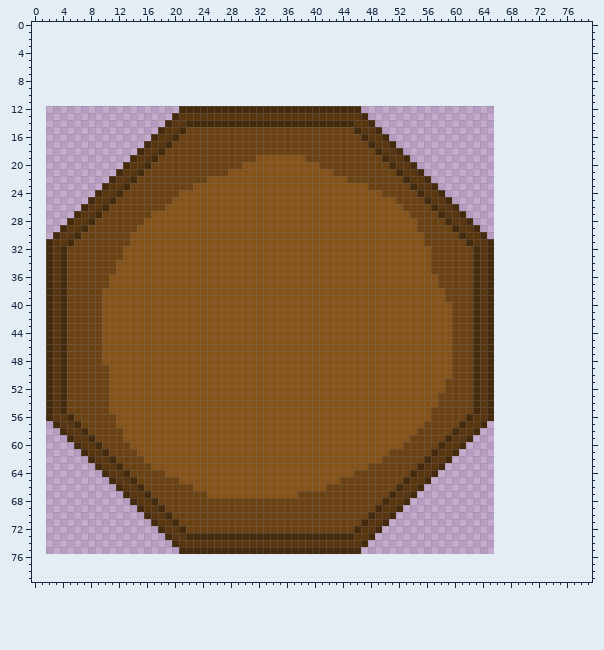
Pixel-art file -- Assets/Sprites/Runa_Wheel.ase. This is how it looked before the edit.
64x64 pixels, 1 frame. The old version is drawn lined up with the new one, on the new canvas.
After:
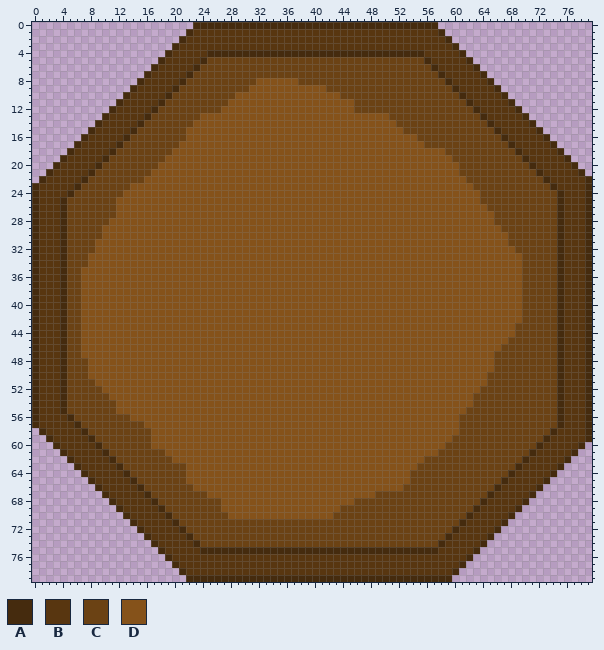
Palette (. is transparent): A #452b0e  B #583610  C #6b4214  D #85521a
Diff:
canvas 64x64 -> 80x80, the old top-left corner now at 2,12
Changed rows in their new state; - is an unchanged pixel.
first column x 0:
 0 -----------------------AAAAAAAAAAAAAAAAAAAAAAAAAAAAAAAAAAA----------------------
 1 ----------------------ABBBBBBBBBBBBBBBBBBBBBBBBBBBBBBBBBBBA---------------------
 2 ---------------------ABBBBBBBBBBBBBBBBBBBBBBBBBBBBBBBBBBBBBA--------------------
 3 --------------------ABBBBBBBBBBBBBBBBBBBBBBBBBBBBBBBBBBBBBBBA-------------------
 4 -------------------ABBBBBAAAAAAAAAAAAAAAAAAAAAAAAAAAAAAABBBBBA------------------
 5 ------------------ABBBBBACCCCCCCCCCCCCCCCCCCCCCCCCCCCCCCABBBBBA-----------------
 6 -----------------ABBBBBACCCCCCCCCCCCCCCCCCCCCCCCCCCCCCCCCABBBBBA----------------
 7 ----------------ABBBBBACCCCCCCCCCCCCCCCCCCCCCCCCCCCCCCCCCCABBBBBA---------------
 8 ---------------ABBBBBACCCCCCCCCCDDDDDDCCCCCCCCCCCCCCCCCCCCCABBBBBA--------------
 9 --------------ABBBBBACCCCCCCCCCDDDDDDDDDDDCCCCCCCCCCCCCCCCCCABBBBBA-------------
10 -------------ABBBBBACCCCCCCCCDDDDDDDDDDDDDDDCCCCCCCCCCCCCCCCCABBBBBA------------
11 ------------ABBBBBACCCCCCCCCDDDDDDDDDDDDDDDDDDCCCCCCCCCCCCCCCCABBBBBA-----------
12 -----------ABBBBBACCCCCCCCCDDDDDDDDDDDDDDDDDDDCCCCCCCCCCCCCCCCCABBBBBA----------
13 ----------ABBBBBACCCCCCCDDDDDDDDDDDDDDDDDDDDDDDDDDDCCCCCCCCCCCCCABBBBBA---------
14 ---------ABBBBBACCCCCCCDDDDDDDDDDDDDDDDDDDDDDDDDDDDDCCCCCCCCCCCCCABBBBBA--------
15 --------ABBBBBACCCCCCCDDDDDDDDDDDDDDDDDDDDDDDDDDDDDDDCCCCCCCCCCCCCABBBBBA-------
16 -------ABBBBBACCCCCCC-DDDDDDDDDDDDDDDDDDDDDDDDDDDDDDDDDCCCCCCCCCCCCABBBBBA------
17 ------ABBBBBACCCCCCC-DDDDDDDDDDDDDDDDDDDDDDDDDDDDDDDDDDDCCCCCCCCCCCCABBBBBA-----
18 -----ABBBBBACCCCCCC-DDDDDDDDDDDDDDDDDDDDDDDDDDDDDDDDDDDDDDDCCCCCCCCCCABBBBBA----
19 ----ABBBBBACCCCCCC-DDDDDDDDDDDDD-------DDDDDDDDDDDDDDDDDDDDDCCCCCCCCCCABBBBBA---
20 ---ABBBBBACCCCCCC-DDDDDDDDDDDD-----------DDDDDDDDDDDDDDDDDDDDCCCCCCCCCCABBBBBA--
21 --ABBBBBACCCCCCC-DDDDDDDDDDD---------------DDDDDDDDDDDDDDDDDDCCCCCCCCCCCABBBBBA-
22 -ABBBBBACCCCCCC-DDDDDDDDD--------------------DDDDDDDDDDDDDDDDDCCCCCCCCCCCABBBBBA
23 ABBBBBACCCCCCCDDDDDDDDD-------------------------DDDDDDDDDDDDDDDCCCCCCCCCCCABBBBA
24 ABBBBACCCCCCCDDDDDDDD-----------------------------DDDDDDDDDDDDDDCCCCCCCCCCCABBBA
25 ABBBACCCCCCCDDDDDDDD--------------------------------DDDDDDDDDDDDCCCCCCCCCCCABBBA
26 ABBBACCCCCC-DDDDDDD----------------------------------DDDDDDDDDDDDCCCCCCCCCCABBBA
27 ABBBACCCCC--DDDDD-------------------------------------DDDDDDDDDDDDCCCCCCCCCABBBA
28 ABBBACCCC--DDDDD---------------------------------------DDDDDDDDDDDCCCCCCCCCABBBA
29 ABBB-CCC--DDDDD----------------------------------------DDDDDDDDDDDDCCCCCCCCABBBA
30 ABBBACC---DDDD------------------------------------------DDDDDDDDDDDDCCCCCCCABBBA
31 ABB-AC---DDDDD------------------------------------------DDDDDDDDDDDDCCCCCCCABBBA
32 ABB------DDDD--------------------------------------------DDDDDDDDDDDDCCCCCCABBBA
33 ABB-----DDDDD--------------------------------------------DDDDDDDDDDDDDCCCCCABBBA
34 ABB-----DDDD---------------------------------------------DDDDDDDDDDDDDCCCCCABBBA
35 ABB----DDDDD---------------------------------------------DDDDDDDDDDDDDCCCCCABBBA
36 ABB----DDDD-----------------------------------------------DDDDDDDDDDDDCCCCCABBBA
37 ABB----DDDD-----------------------------------------------DDDDDDDDDDDDCCCCCABBBA
38 ABB----DDD-------------------------------------------------DDDDDDDDDDDCCCCCABBBA
39 ABB----DDD-------------------------------------------------DDDDDDDDDDDCCCCCABBBA
40 ABB----DDD--------------------------------------------------DDDDDDDDDDCCCCCABBBA
41 ABB----DDD--------------------------------------------------DDDDDDDDDDCCCCCABBBA
42 ABB----DDD--------------------------------------------------DDDDDDDDDDCCCCCABBBA
43 ABB----DDD--------------------------------------------------DDDDDDDDDCCCCCCABBBA
44 ABB----DDD--------------------------------------------------DDDDDDDDDCCCCCCABBBA
45 ABB----DDD--------------------------------------------------DDDDDDDDCCCCCCCABBBA
46 ABB----DDD--------------------------------------------------DDDDDDDCCCCCCCCABBBA
47 ABB----DDD--------------------------------------------------DDDDDDCCCCCCCCCABBBA
48 ABB-----DD--------------------------------------------------DDDDDDCCCCCCCCCABBBA
49 ABB-----DDD-------------------------------------------------DDDDDDCCCCCCCCCABBBA
50 ABB-----DDD-------------------------------------------------DDDDDCCCCCCCCCCABBBA
51 ABB------DD------------------------------------------------DDDDDDCCCCCCCCCCABBBA
52 ABB-------D------------------------------------------------DDDDDCCCCCCCCCCCABBBA
53 ABB-------------------------------------------------------DDDDDCCCCCCCCCCCCABBBA
54 ABB--------C----------------------------------------------DDDDDCCCCCCCCCCCCABBBA
55 ABB--------C---------------------------------------------DDDDD-CCCCCCCCCCCCABBBA
56 ABB---------CC-------------------------------------------DDDD-CCCCCCCCCCCCCABBBA
57 ABBB--------CCCC----------------------------------------DDDDDCCCCCCCCCCCCCCABBBA
58 -ABBB--------CCCC--------------------------------------DDDDDDCCCCCCCCCCCCCABBBBA
59 --ABBB-------CCCC-------------------------------------DDDDDDCCCCCCCCCCCCCABBBBBA
60 ---ABBB-------CCC------------------------------------DDDDDDCCCCCCCCCCCCCABBBBBA-
61 ----ABBB-------CCCC--------------------------------DDDDDDDCCCCCCCCCCCCCABBBBBA--
62 -----ABBB-------CCCC------------------------------DDDDDDCCCCCCCCCCCCCCABBBBBA---
63 ------ABBB-------CCCCC--------------------------DDDDDDDCCCCCCCCCCCCCCABBBBBA----
64 -------ABBB--------CCC------------------------DDDDDDDDCCCCCCCCCCCCCCABBBBBA-----
65 --------ABBB---------C----------------------DDDDDDDDDDCCCCCCCCCCCCCABBBBBA------
66 ---------ABBB-----------------------------DDDDDDDDDDDCCCCCCCCCCCCCABBBBBA-------
67 ----------ABBB------------------------DDDDDDDDDDD--CCCCCCCCCCCCCCABBBBBA--------
68 -----------ABBB------------DDDDDDDDDDDDDDDDDDD----CCCCCCCCCCCCCCABBBBBA---------
69 ------------ABBB-----------DDDDDDDDDDDDDDDDD-----CCCCCCCCCCCCCCABBBBBA----------
70 -------------ABBB-----------DDDDDDDDDDDDDDD-----CCCCCCCCCCCCCCABBBBBA-----------
71 --------------ABBB-----------------------------CCCCCCCCCCCCCCABBBBBA------------
72 ---------------ABBB---------------------------CCCCCCCCCCCCCCABBBBBA-------------
73 ----------------ABBB---CCCCCCCCCCCCCCCCCCCCCCCCCCCCCCCCCCCCABBBBBA--------------
74 -----------------ABBB--ACCCCCCCCCCCCCCCCCCCCCCCCCCCCCCCCCCABBBBBA---------------
75 ------------------ABBBBB-----------------------AAAAAAAAAAABBBBBA----------------
76 -------------------ABBBBBBBBBBBBBBBBBBBBBBBBBBBBBBBBBBBBBBBBBBA-----------------
77 --------------------ABBBBBBBBBBBBBBBBBBBBBBBBBBBBBBBBBBBBBBBBA------------------
78 ---------------------ABBBBBBBBBBBBBBBBBBBBBBBBBBBBBBBBBBBBBBA-------------------
79 ----------------------AAAAAAAAAAAAAAAAAAAAAAAAAAAAAAAAAAAAAA--------------------
